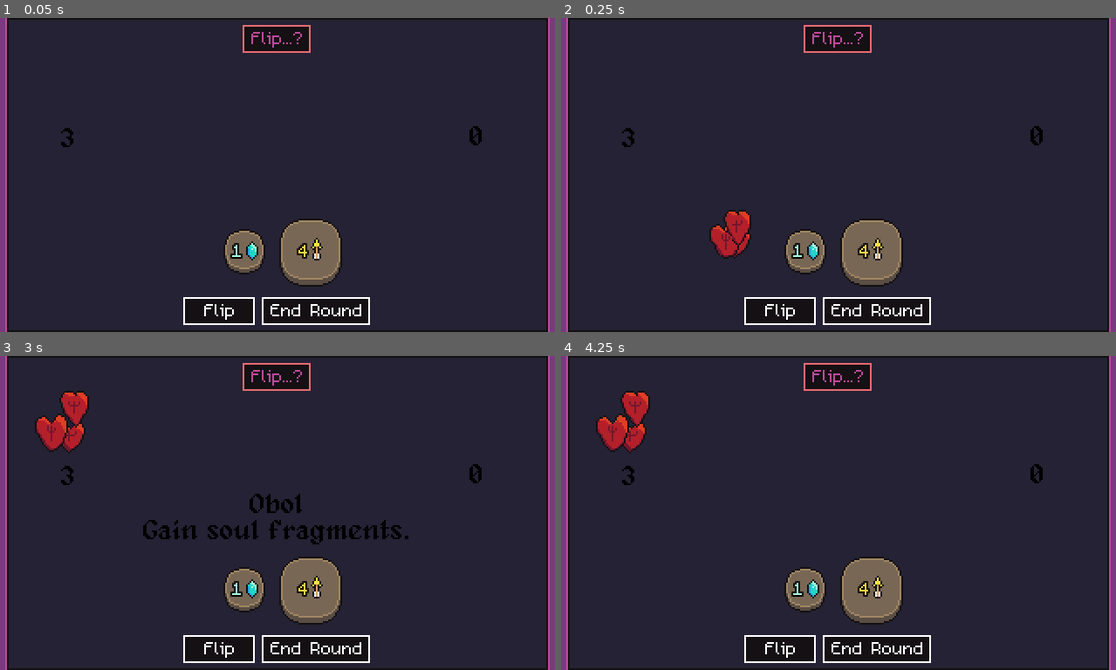
Above: before the commit, frames 1-4 (two rows, left to right).
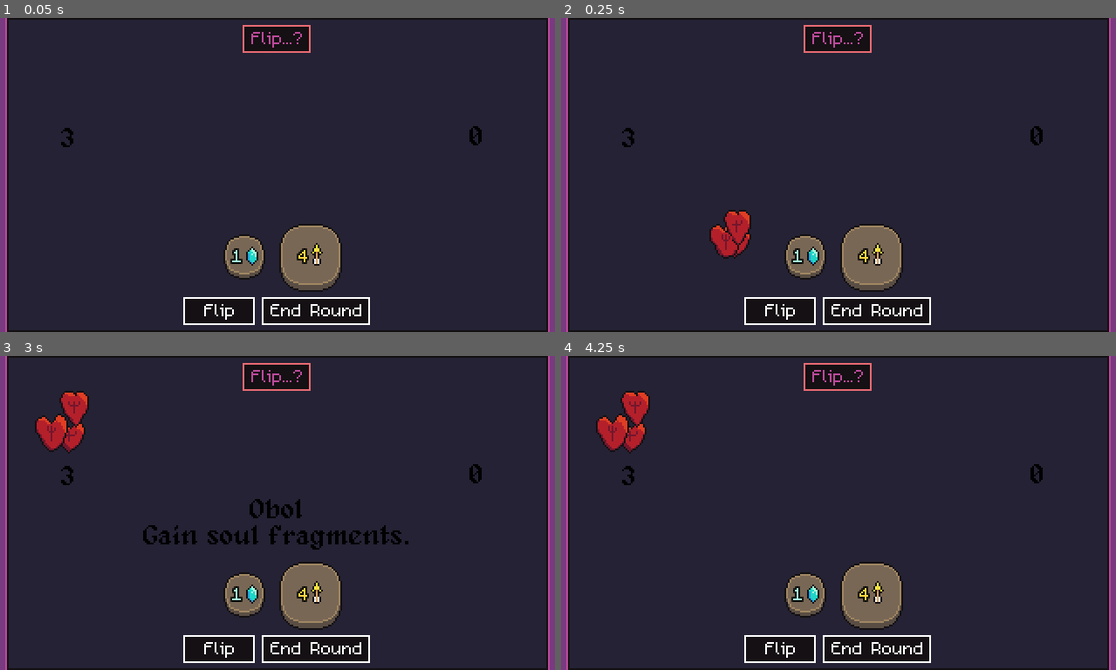
Above: after the commit, the same moments.

Repository: bdunko/Charon-s-Obol
Game: Godot game, scene res://main.tscn
Same seed, same stepped clock (60 frames per second), same inputs: the game is played once before the commit and once after it.
Inputs (mouse positions are in pixels of both pictures, inside the frame that each line leads up to):
- Up to frame 1 (0.05 s): no input
- Up to frame 2 (0.25 s): no input
- Up to frame 3 (3 s): move the mouse to (277, 377) at 0.52 s; click (277, 377) at 0.67 s; tap Enter at 1.25, 2.75 s; move the mouse to (183, 528) at 1.27 s; click (183, 528) at 1.42 s; tap Space at 2 s; move the mouse to (249, 528) at 2.02 s; click (249, 528) at 2.17 s; move the mouse to (249, 575) at 2.77 s; click (249, 575) at 2.92 s
- Up to frame 4 (4.25 s): tap Space at 3.5 s; move the mouse to (1005, 560) at 3.52 s; click (1005, 560) at 3.67 s

The runs differ from the first frame. In frame 1, 1.7% of the frame differs, in the area x 40-62%, y 63-88%; in frame 2, 1.7%; in frame 3, 3.1%, in the area x 25-74%, y 43-88%; in frame 4, 1.7%.
Error in both runs: Assertion failed. (res://global.gd:139)

Commit message:
Added flip animation; shortened Hades effect text

Diff:
--- a/components/coin.gd
+++ b/components/coin.gd
@@ -1,7 +1,16 @@
 class_name CoinEntity
 extends Control
 
+signal flip_complete
 signal clicked
+
+enum _BlessCurseState {
+	NONE, BLESSED, CURSED
+}
+
+enum _Animation {
+	FLAT, FLIP
+}
 
 @onready var LOCKED_ICON = $LockedIcon
 @onready var BLESSED_ICON = $BlessedIcon
@@ -10,8 +19,8 @@
 var _coin: Global.Coin:
 	set(val):
 		_coin = val
-		# update sprite to match denomination
-		_SPRITE.texture = load(_coin.get_denomination_sprite_path())
+		# update sprite animation to match denomination
+		set_animation(_Animation.FLAT)
 
 var _heads:
 	set(val):
@@ -41,15 +50,11 @@
 		_locked = val
 		LOCKED_ICON.visible = _locked
 
-enum BlessCurseState {
-	NONE, BLESSED, CURSED
-}
-
-var _bless_curse_state: BlessCurseState:
+var _bless_curse_state: _BlessCurseState:
 	set(val):
 		_bless_curse_state = val
-		BLESSED_ICON.visible = _bless_curse_state == BlessCurseState.BLESSED
-		CURSED_ICON.visible = _bless_curse_state == BlessCurseState.CURSED
+		BLESSED_ICON.visible = _bless_curse_state == _BlessCurseState.BLESSED
+		CURSED_ICON.visible = _bless_curse_state == _BlessCurseState.CURSED
 
 const _HEADS_COLOR = Color("#6db517")
 const _TAILS_COLOR = Color("#ea1e2d")
@@ -66,7 +71,7 @@
 	_coin = Global.make_coin(Global.GENERIC_FAMILY, Global.Denomination.OBOL)
 	_heads = true
 	_locked = false
-	_bless_curse_state = BlessCurseState.NONE
+	_bless_curse_state = _BlessCurseState.NONE
 
 func assign_coin(coin: Global.Coin):
 	_coin = coin
@@ -80,13 +85,28 @@
 	if _locked: #don't flip if locked
 		return
 
+	# animate
+	_FACE_LABEL.hide() # hide text
+
+	# todo - animation for _locked
+	# todo - make it move up in a parabola; add a shadow
+	set_animation(_Animation.FLIP)
+	await Global.delay(1)
+	set_animation(_Animation.FLAT)
+
 	match(_bless_curse_state):
-		BlessCurseState.NONE:
+		_BlessCurseState.NONE:
 			_heads = Global.RNG.randi_range(0, 1) == 1 #50% chance for heads
-		BlessCurseState.BLESSED:
+		_BlessCurseState.BLESSED:
 			_heads = Global.RNG.randi_range(0, 2) != 2 #66% chance for heads
-		BlessCurseState.CURSED:
+		_BlessCurseState.CURSED:
 			_heads = Global.RNG.randi_range(0, 2) == 2 #33% chance for heads
+
+	_FACE_LABEL.show()
+
+	_unlock()
+
+	emit_signal("flip_complete")
 
 func get_store_price() -> int:
 	return _coin.get_store_price()
@@ -136,20 +156,20 @@
 func lock() -> void:
 	_locked = true
 
-func unlock() -> void:
+func _unlock() -> void:
 	_locked = false
 
 func bless() -> void:
-	_bless_curse_state = BlessCurseState.BLESSED
+	_bless_curse_state = _BlessCurseState.BLESSED
 
 func curse() -> void:
-	_bless_curse_state = BlessCurseState.CURSED
+	_bless_curse_state = _BlessCurseState.CURSED
 
 func is_blessed() -> bool:
-	return _bless_curse_state == BlessCurseState.BLESSED
+	return _bless_curse_state == _BlessCurseState.BLESSED
 
 func is_cursed() -> bool:
-	return _bless_curse_state == BlessCurseState.CURSED
+	return _bless_curse_state == _BlessCurseState.CURSED
 
 func upgrade_denomination() -> void:
 	_coin.upgrade_denomination()
@@ -172,3 +192,26 @@
 func _on_clickable_area_mouse_exited():
 	if Global.power_text_source == self:
 		Global.power_text = ""
+
+func set_animation(anim: _Animation) -> void:
+	var denom_str = ""
+	match(_coin.get_denomination()):
+		Global.Denomination.OBOL:
+			denom_str = "obol"
+		Global.Denomination.DIOBOL:
+			denom_str = "diobol"
+		Global.Denomination.TRIOBOL:
+			denom_str = "triobol"
+		Global.Denomination.TETROBOL:
+			denom_str = "tetrobol"
+	assert(denom_str != "")
+
+	var anim_str = ""
+	match(anim):
+		_Animation.FLAT:
+			anim_str = "flat"
+		_Animation.FLIP:
+			anim_str = "flip"
+	assert(anim_str != "")
+
+	_SPRITE.play("%s_%s" % [denom_str, anim_str])
--- a/components/coin.tscn
+++ b/components/coin.tscn
@@ -1,10 +1,196 @@
-[gd_scene load_steps=3 format=3 uid="uid://bkl5p2djoo52i"]
+[gd_scene load_steps=27 format=3 uid="uid://bkl5p2djoo52i"]
 
 [ext_resource type="Script" path="res://components/coin.gd" id="1_eg3xp"]
+[ext_resource type="Texture2D" uid="uid://beojhxabonyeq" path="res://assets/coins/diobol.png" id="2_bkxn3"]
 [ext_resource type="Texture2D" uid="uid://d0e73sw1twm8f" path="res://assets/coins/tetrobol.png" id="2_dhyo4"]
+[ext_resource type="Texture2D" uid="uid://buq0pt2mv61r8" path="res://assets/coins/obol.png" id="2_gp4tc"]
+[ext_resource type="Texture2D" uid="uid://bai3xcjjbsmi2" path="res://assets/coins/triobol.png" id="5_rwtkc"]
+
+[sub_resource type="AtlasTexture" id="AtlasTexture_bk4o2"]
+atlas = ExtResource("2_bkxn3")
+region = Rect2(0, 0, 36, 39)
+
+[sub_resource type="AtlasTexture" id="AtlasTexture_d3ye4"]
+atlas = ExtResource("2_bkxn3")
+region = Rect2(0, 0, 36, 39)
+
+[sub_resource type="AtlasTexture" id="AtlasTexture_68j5a"]
+atlas = ExtResource("2_bkxn3")
+region = Rect2(36, 0, 36, 39)
+
+[sub_resource type="AtlasTexture" id="AtlasTexture_m64u7"]
+atlas = ExtResource("2_bkxn3")
+region = Rect2(72, 0, 36, 39)
+
+[sub_resource type="AtlasTexture" id="AtlasTexture_gsefd"]
+atlas = ExtResource("2_bkxn3")
+region = Rect2(108, 0, 36, 39)
+
+[sub_resource type="AtlasTexture" id="AtlasTexture_ddkol"]
+atlas = ExtResource("2_gp4tc")
+region = Rect2(0, 0, 36, 39)
+
+[sub_resource type="AtlasTexture" id="AtlasTexture_1s7qg"]
+atlas = ExtResource("2_gp4tc")
+region = Rect2(0, 0, 36, 39)
+
+[sub_resource type="AtlasTexture" id="AtlasTexture_1pbxa"]
+atlas = ExtResource("2_gp4tc")
+region = Rect2(36, 0, 36, 39)
+
+[sub_resource type="AtlasTexture" id="AtlasTexture_v62qj"]
+atlas = ExtResource("2_gp4tc")
+region = Rect2(72, 0, 36, 39)
+
+[sub_resource type="AtlasTexture" id="AtlasTexture_kpt3g"]
+atlas = ExtResource("2_gp4tc")
+region = Rect2(108, 0, 36, 39)
+
+[sub_resource type="AtlasTexture" id="AtlasTexture_vnid1"]
+atlas = ExtResource("2_dhyo4")
+region = Rect2(0, 0, 36, 39)
+
+[sub_resource type="AtlasTexture" id="AtlasTexture_4egg5"]
+atlas = ExtResource("2_dhyo4")
+region = Rect2(0, 0, 36, 39)
+
+[sub_resource type="AtlasTexture" id="AtlasTexture_ytpad"]
+atlas = ExtResource("2_dhyo4")
+region = Rect2(36, 0, 36, 39)
+
+[sub_resource type="AtlasTexture" id="AtlasTexture_epokj"]
+atlas = ExtResource("2_dhyo4")
+region = Rect2(72, 0, 36, 39)
+
+[sub_resource type="AtlasTexture" id="AtlasTexture_b1xxd"]
+atlas = ExtResource("2_dhyo4")
+region = Rect2(108, 0, 36, 39)
+
+[sub_resource type="AtlasTexture" id="AtlasTexture_uubxl"]
+atlas = ExtResource("5_rwtkc")
+region = Rect2(0, 0, 36, 39)
+
+[sub_resource type="AtlasTexture" id="AtlasTexture_3jqtd"]
+atlas = ExtResource("5_rwtkc")
+region = Rect2(0, 0, 36, 39)
+
+[sub_resource type="AtlasTexture" id="AtlasTexture_1t6tv"]
+atlas = ExtResource("5_rwtkc")
+region = Rect2(36, 0, 36, 39)
+
+[sub_resource type="AtlasTexture" id="AtlasTexture_jqi6c"]
+atlas = ExtResource("5_rwtkc")
+region = Rect2(72, 0, 36, 39)
+
+[sub_resource type="AtlasTexture" id="AtlasTexture_84he0"]
+atlas = ExtResource("5_rwtkc")
+region = Rect2(108, 0, 36, 39)
+
+[sub_resource type="SpriteFrames" id="SpriteFrames_w12pp"]
+animations = [{
+"frames": [{
+"duration": 1.0,
+"texture": SubResource("AtlasTexture_bk4o2")
+}],
+"loop": true,
+"name": &"diobol_flat",
+"speed": 10.0
+}, {
+"frames": [{
+"duration": 1.0,
+"texture": SubResource("AtlasTexture_d3ye4")
+}, {
+"duration": 1.0,
+"texture": SubResource("AtlasTexture_68j5a")
+}, {
+"duration": 1.0,
+"texture": SubResource("AtlasTexture_m64u7")
+}, {
+"duration": 1.0,
+"texture": SubResource("AtlasTexture_gsefd")
+}],
+"loop": true,
+"name": &"diobol_flip",
+"speed": 20.0
+}, {
+"frames": [{
+"duration": 1.0,
+"texture": SubResource("AtlasTexture_ddkol")
+}],
+"loop": true,
+"name": &"obol_flat",
+"speed": 5.0
+}, {
+"frames": [{
+"duration": 1.0,
+"texture": SubResource("AtlasTexture_1s7qg")
+}, {
+"duration": 1.0,
+"texture": SubResource("AtlasTexture_1pbxa")
+}, {
+"duration": 1.0,
+"texture": SubResource("AtlasTexture_v62qj")
+}, {
+"duration": 1.0,
+"texture": SubResource("AtlasTexture_kpt3g")
+}],
+"loop": true,
+"name": &"obol_flip",
+"speed": 20.0
+}, {
+"frames": [{
+"duration": 1.0,
+"texture": SubResource("AtlasTexture_vnid1")
+}],
+"loop": true,
+"name": &"tetrobol_flat",
+"speed": 5.0
+}, {
+"frames": [{
+"duration": 1.0,
+"texture": SubResource("AtlasTexture_4egg5")
+}, {
+"duration": 1.0,
+"texture": SubResource("AtlasTexture_ytpad")
+}, {
+"duration": 1.0,
+"texture": SubResource("AtlasTexture_epokj")
+}, {
+"duration": 1.0,
+"texture": SubResource("AtlasTexture_b1xxd")
+}],
+"loop": true,
+"name": &"tetrobol_flip",
+"speed": 20.0
+}, {
+"frames": [{
+"duration": 1.0,
+"texture": SubResource("AtlasTexture_uubxl")
+}],
+"loop": true,
+"name": &"triobol_flat",
+"speed": 5.0
+}, {
+"frames": [{
+"duration": 1.0,
+"texture": SubResource("AtlasTexture_3jqtd")
+}, {
+"duration": 1.0,
+"texture": SubResource("AtlasTexture_1t6tv")
+}, {
+"duration": 1.0,
+"texture": SubResource("AtlasTexture_jqi6c")
+}, {
+"duration": 1.0,
+"texture": SubResource("AtlasTexture_84he0")
+}],
+"loop": true,
+"name": &"triobol_flip",
+"speed": 20.0
+}]
 
 [node name="Coin" type="Control"]
-custom_minimum_size = Vector2(36, 39)
+custom_minimum_size = Vector2(36, 36)
 layout_mode = 3
 anchors_preset = 0
 offset_right = 36.0
@@ -12,8 +198,9 @@
 mouse_filter = 2
 script = ExtResource("1_eg3xp")
 
-[node name="Sprite" type="Sprite2D" parent="."]
-texture = ExtResource("2_dhyo4")
+[node name="Sprite" type="AnimatedSprite2D" parent="."]
+sprite_frames = SubResource("SpriteFrames_w12pp")
+animation = &"tetrobol_flat"
 centered = false
 
 [node name="FaceLabel" type="RichTextLabel" parent="Sprite"]
@@ -40,6 +227,7 @@
 position = Vector2(-16, -16)
 
 [node name="Polygon" type="CollisionPolygon2D" parent="Sprite/ClickableArea"]
+visible = false
 position = Vector2(11, 12)
 polygon = PackedVector2Array(30, 5, 37, 9, 41, 16, 41, 32, 37, 39, 30, 43, 16, 43, 9, 38, 5, 32, 5, 16, 9, 9, 16, 5)
 
--- a/global.gd
+++ b/global.gd
@@ -227,21 +227,6 @@
 				_denomination = Denomination.TRIOBOL
 			Denomination.TRIOBOL:
 				_denomination = Denomination.TETROBOL
-
-	var _OBOL_SPRITE = "res://assets/coins/obol.png"
-	var _DIOBOL_SPRITE = "res://assets/coins/diobol.png"
-	var _TRIOBOL_SPRITE = "res://assets/coins/triobol.png"
-	var _TETROBOL_SPRITE = "res://assets/coins/tetrobol.png"
-	func get_denomination_sprite_path() -> String:
-		match(_denomination):
-			Denomination.OBOL:
-				return _OBOL_SPRITE
-			Denomination.DIOBOL:
-				return _DIOBOL_SPRITE
-			Denomination.TRIOBOL:
-				return _TRIOBOL_SPRITE
-			_: #Denomination.TETROBOL
-				return _TETROBOL_SPRITE
 
 var _FRAGMENT_ICON_BLUE = "res://assets/icons/soul_fragment_blue_icon.png"
 var _FRAGMENT_ICON_RED = "res://assets/icons/soul_fragment_red_icon.png"
@@ -274,7 +259,7 @@
 var HERMES_FAMILY = CoinFamily.new(" of Hermes", "From Lands Distant", [2, 8, 18, 32], [0, 0, 0, 0], [1, 2, 3, 4], Power.EXCHANGE, "Trade a coin for a coin of equal value.", [1, 2, 3, 4], _HERMES_ICON, _FRAGMENT_ICON_RED)
 var HESTIA_FAMILY = CoinFamily.new(" of Hestia", "Weary Bones Rest", [2, 8, 18, 32], [0, 0, 0, 0], [1, 2, 3, 4], Power.BLESS, "Bless a coin.", [1, 2, 3, 4], _HESTIA_ICON, _FRAGMENT_ICON_RED)
 var DIONYSUS_FAMILY = CoinFamily.new(" of Dionysus", "Wanton Revelry", [2, 8, 18, 32], [0, 0, 0, 0], [1, 2, 3, 4], Power.GAIN_COIN, "Gain a random coin.", [1, 1, 1, 1], _DIONYSUS_ICON, _FRAGMENT_ICON_RED)
-var HADES_FAMILY = CoinFamily.new(" of Hades", "Beyond the Pale", [2, 8, 18, 32], [0, 0, 0, 0], [1, 2, 3, 4], Power.DESTROY, "Destroy a coin. Gain fragments equal to its cost.", [1, 1, 1, 1], _HADES_ICON, _FRAGMENT_ICON_RED)
+var HADES_FAMILY = CoinFamily.new(" of Hades", "Beyond the Pale", [2, 8, 18, 32], [0, 0, 0, 0], [1, 2, 3, 4], Power.DESTROY, "Destroy a coin and gain fragments.", [1, 1, 1, 1], _HADES_ICON, _FRAGMENT_ICON_RED)
 
 var _GOD_FAMILIES = [ZEUS_FAMILY, HERA_FAMILY, POSEIDON_FAMILY, DEMETER_FAMILY, APOLLO_FAMILY, ARTEMIS_FAMILY,
 		ARES_FAMILY, ATHENA_FAMILY, HEPHAESTUS_FAMILY, APHRODITE_FAMILY, HERMES_FAMILY, HESTIA_FAMILY, DIONYSUS_FAMILY, HADES_FAMILY]
--- a/main.gd
+++ b/main.gd
@@ -127,13 +127,21 @@
 	_RESET_BUTTON.hide()
 	Global.state = Global.State.BEFORE_FLIP
 
+var flips_completed = 0
+
+func _on_flip_complete() -> void:
+	flips_completed += 1
+
+	# if every flip is done
+	if flips_completed == _COIN_ROW.get_child_count():
+		Global.state = Global.State.AFTER_FLIP
+
 func _on_flip_button_pressed() -> void:
 	# flip all the coins
+	flips_completed = 0
 	for coin in _COIN_ROW.get_children() :
 		coin = coin as CoinEntity
 		coin.flip()
-		coin.unlock() #remove any lock from a previous round
-	Global.state = Global.State.AFTER_FLIP
 
 func _on_accept_button_pressed():
 	assert(Global.state != Global.State.GAME_OVER and Global.state != Global.State.BEFORE_FLIP, "this shouldn't happen")
@@ -183,6 +191,7 @@
 func _gain_coin(coin: Global.Coin) -> void:
 	var new_coin: CoinEntity = _COIN_SCENE.instantiate()
 	new_coin.clicked.connect(_on_coin_clicked)
+	new_coin.flip_complete.connect(_on_flip_complete)
 	_COIN_ROW.add_child(new_coin)
 	new_coin.assign_coin(coin)
 	Global.coin_value += coin.get_value()
--- a/main.tscn
+++ b/main.tscn
@@ -106,19 +106,20 @@
 
 [node name="PowerLabel" type="Label" parent="UI"]
 texture_filter = 1
-offset_left = 6.0
-offset_top = 73.0
-offset_right = 314.0
-offset_bottom = 114.0
+offset_left = 9.0
+offset_top = 74.0
+offset_right = 310.0
+offset_bottom = 119.0
 theme_override_colors/font_color = Color(0, 0, 0, 1)
 theme_override_constants/line_spacing = 0
 theme_override_fonts/font = ExtResource("10_5ty3u")
 theme_override_font_sizes/font_size = 16
-text = "Diobol of Athena
-Power Text
+text = "Tetrobol of Hades
+Break a coin into fragments.
 "
 horizontal_alignment = 1
 vertical_alignment = 1
+autowrap_mode = 2
 script = ExtResource("10_aytg2")
 
 [node name="ResetButton" type="Button" parent="UI"]
@@ -169,9 +170,9 @@
 
 [node name="CoinRow" type="HBoxContainer" parent="Table"]
 offset_left = 6.0
-offset_top = 115.0
+offset_top = 118.0
 offset_right = 314.0
-offset_bottom = 151.0
+offset_bottom = 154.0
 size_flags_horizontal = 4
 size_flags_vertical = 4
 mouse_filter = 2
@@ -211,9 +212,9 @@
 
 [node name="Shop" type="HBoxContainer" parent="Table"]
 offset_left = 77.0
-offset_top = 16.0
+offset_top = 18.0
 offset_right = 243.0
-offset_bottom = 76.0
+offset_bottom = 78.0
 mouse_filter = 2
 theme_override_constants/separation = 14
 alignment = 1
--- a/ui/shop_item.tscn
+++ b/ui/shop_item.tscn
@@ -24,6 +24,7 @@
 autowrap_mode = 2
 
 [node name="Coin" parent="." instance=ExtResource("1_av0wv")]
+custom_minimum_size = Vector2(36, 39)
 layout_mode = 2
 size_flags_horizontal = 4
 size_flags_vertical = 4
Binary file changed: assets/coins/diobol.png
Binary file changed: assets/coins/obol.png
Binary file changed: assets/coins/tetrobol.png
Binary file changed: assets/coins/triobol.png
